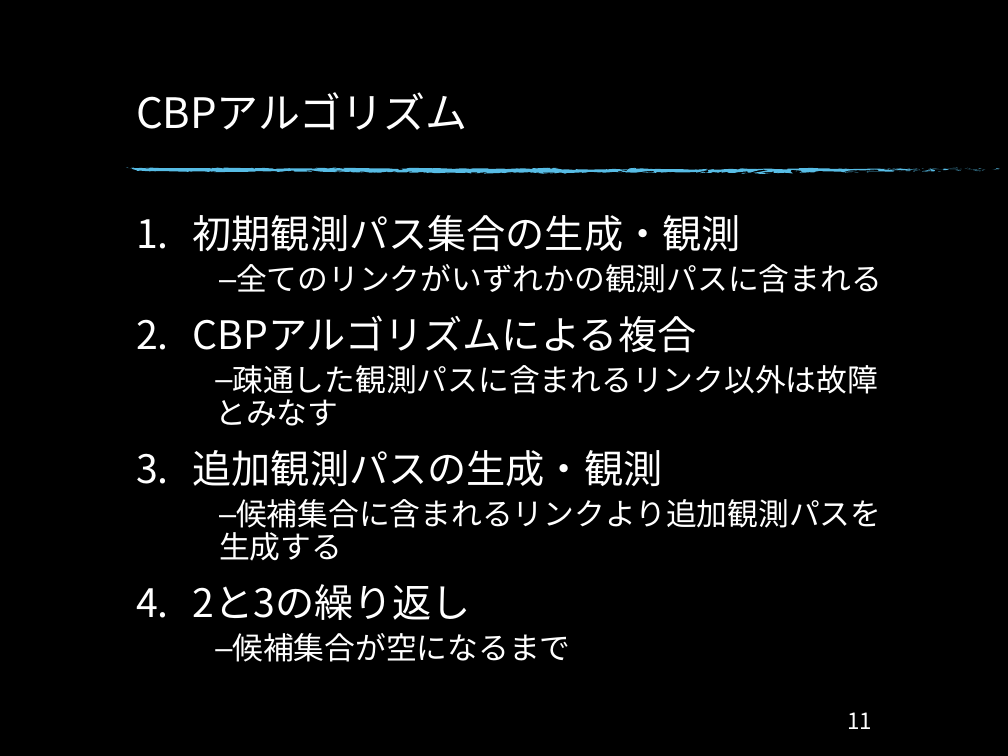
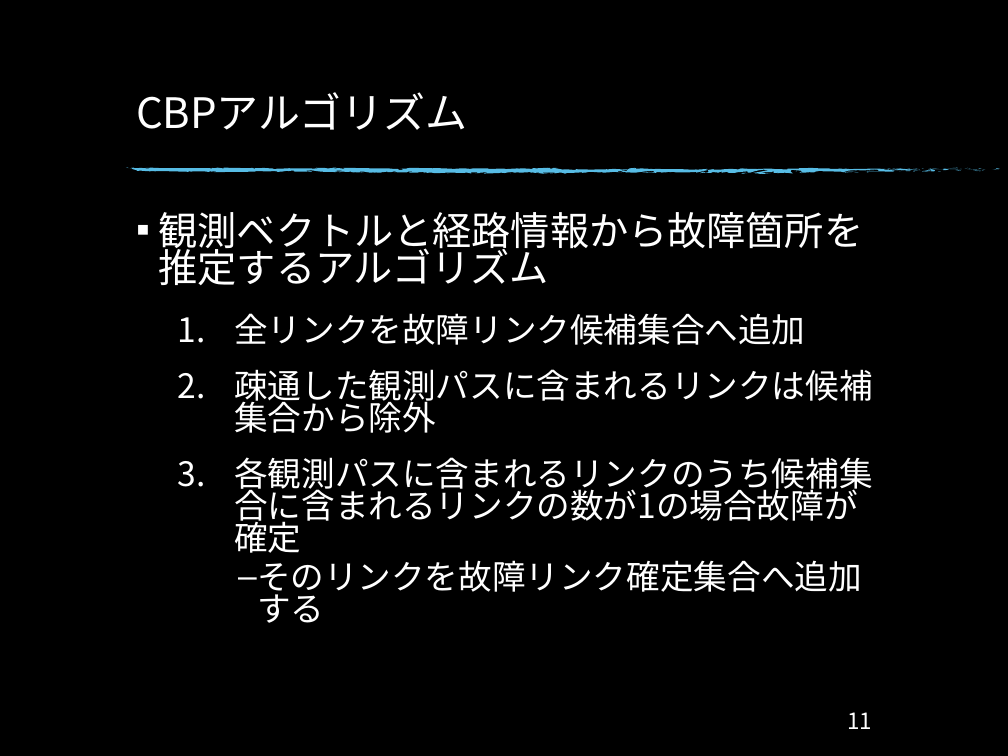
Before and after one commit to Ryo0021300/Monograph, a slide deck: slide 12 of Monograph/卒研発表_34.pptx. Drawn at 1008x756 pixels with LibreOffice and Linux fonts; fonts in the diff are those of the drawing; background and template pictures are left out. Boxes give left, top, right and bottom in pixels: in the first picture for what was removed or moved away, otherwise in the second. Text is boxed around its words. In the diff, an @@ line names an element or a change of style, - is before the commit and + after.

```diff
--- a/Monograph/卒研発表_34.pptx
+++ b/Monograph/卒研発表_34.pptx
@@ text at (159,212,872,623): text changed; size 22 to 24 pt @@
-1. 初期観測パス集合の生成・観測
-      – 全てのリンクがいずれかの観測パスに含まれる
-2. CBPアルゴリズムによる複合
-  – 疎通した観測パスに含まれるリンク以外は故障とみなす
-3. 追加観測パスの生成・観測
-      – 候補集合に含まれるリンクより追加観測パスを生成する
-4. 2と3の繰り返し
-  – 候補集合が空になるまで
+▪ 観測ベクトルと経路情報から故障箇所を推定するアルゴリズム
+    1. 全リンクを故障リンク候補集合へ追加
+    2. 疎通した観測パスに含まれるリンクは候補集合から除外
+    3. 各観測パスに含まれるリンクのうち候補集合に含まれるリンクの数が1の場合故障が確定
+          – そのリンクを故障リンク確定集合へ追加する
```
Also in this commit, not shown: 6 other slides changed, 2 slides added, 5 other files.
